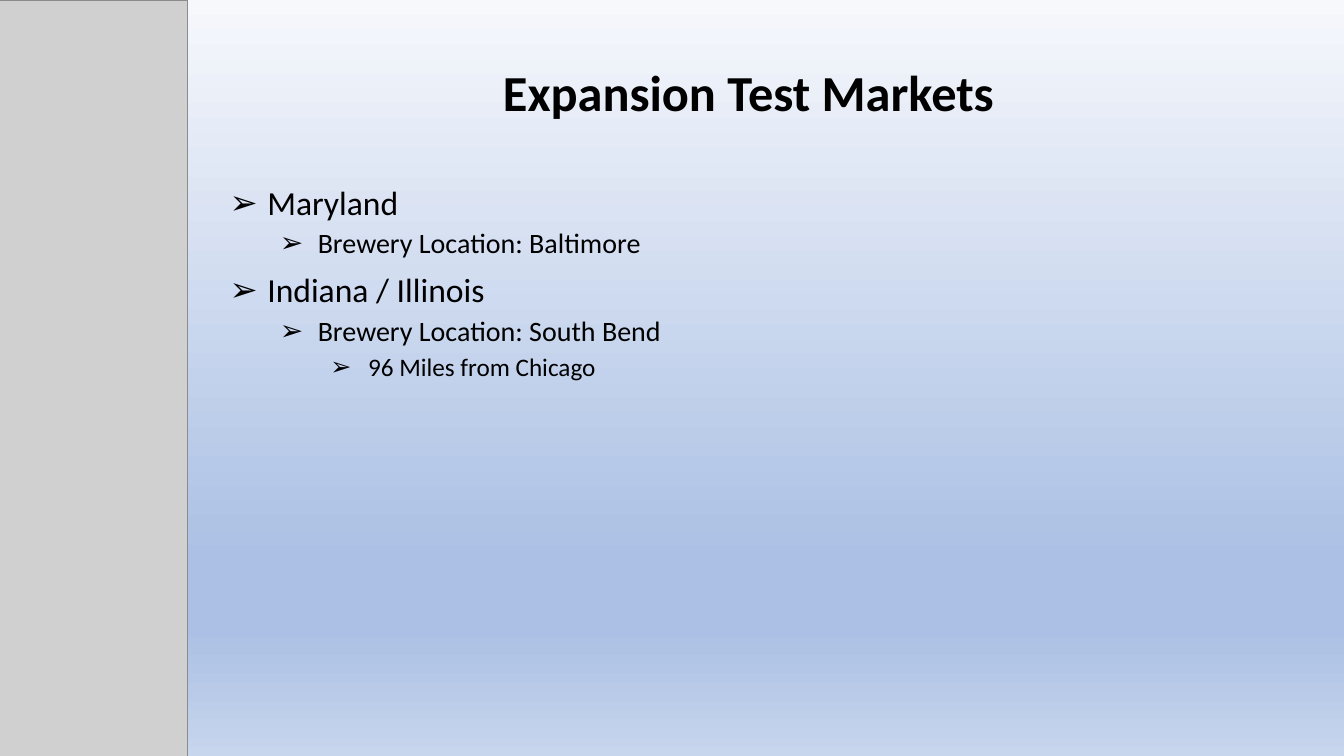
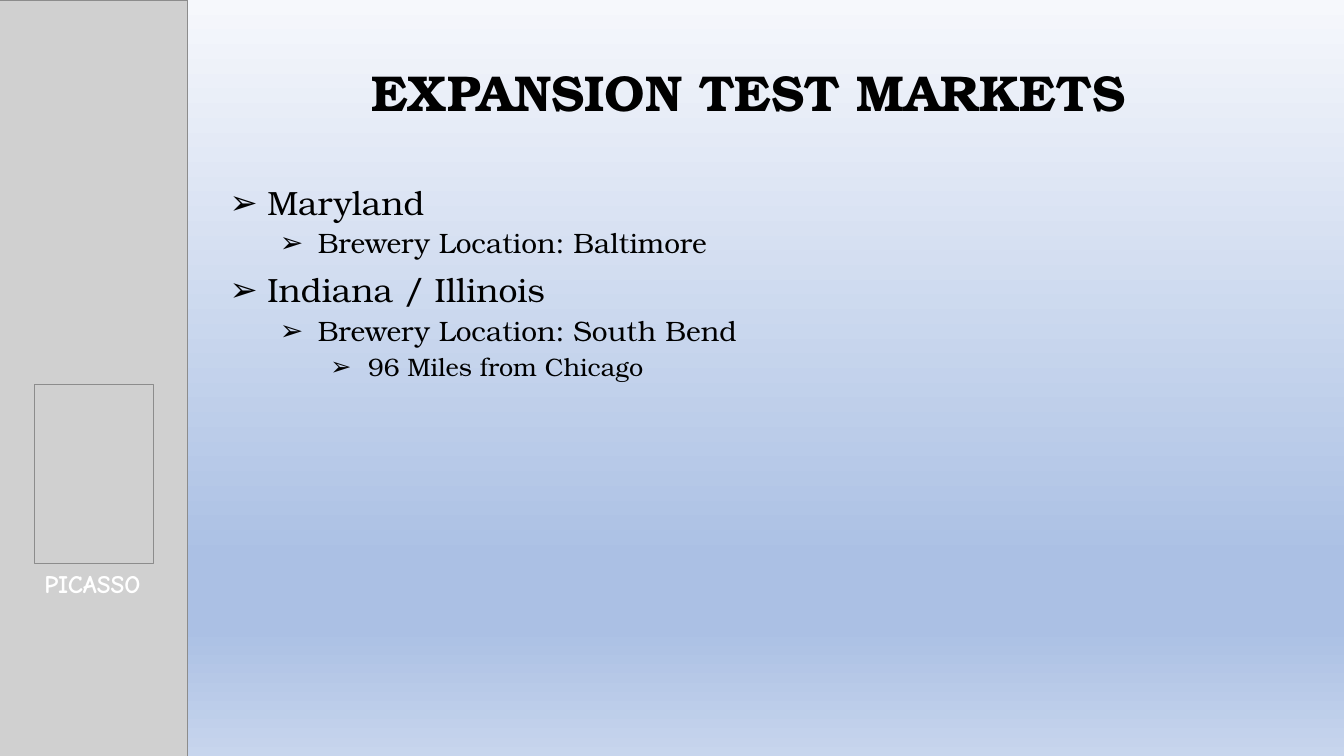
Before and after one commit to kjurekSMU/6306_JKT_Case_Study_1, a slide deck: slide 6 of Beer_Expansion_Project.pptx (slide 5 before the commit). Drawn at 1344x756 pixels with LibreOffice and Linux fonts; fonts in the diff are those of the drawing; grey boxes stand for pictures. Boxes give left, top, right and bottom in pixels: in the first picture for what was removed or moved away, otherwise in the second. Text is boxed around its words. In the diff, an @@ line names an element or a change of style, - is before the commit and + after.

Commit message:
Added: 1. KJurek_Case_Study_1.html 2. KJurek_Case_Study_1.Rmd 3. Ages.xlsx Updated: 1. Beer_Expansion_Project.pptx

```diff
--- a/Beer_Expansion_Project.pptx
+++ b/Beer_Expansion_Project.pptx
@@ title at box(372, 76, 1126, 112): text changed; font Calibri to TeX Gyre Bonum @@
-Expansion Test Markets
+EXPANSION TEST MARKETS
@@ subtitle "Maryland" at box(267, 191, 736, 382): font Calibri to TeX Gyre Bonum @@
@@ picture added at box(34, 385, 153, 564) @@
@@ text added at box(44, 576, 140, 593), 18 pt, text #FFFFFF, bold @@
+PICASSO
```
Also in this commit, not shown: 4 other slides changed, 4 slides added, 1 slide removed, 3 other files.
